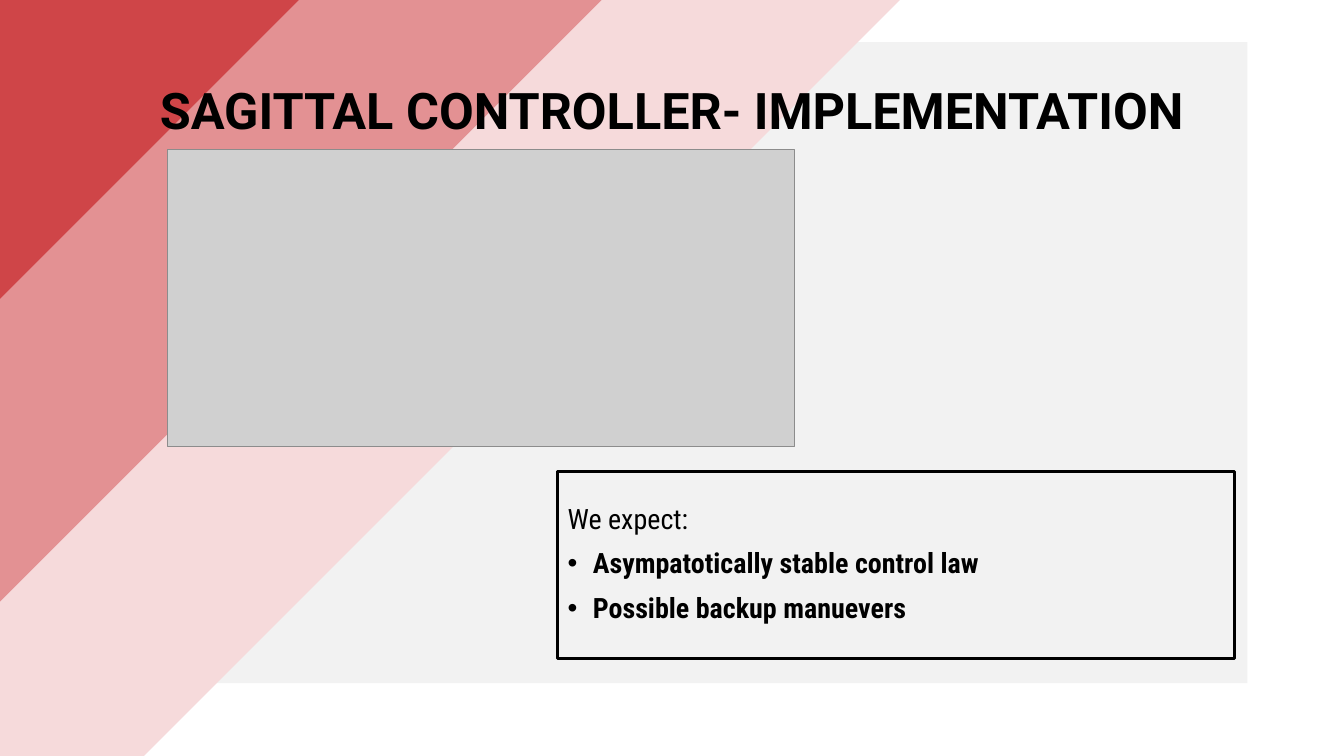
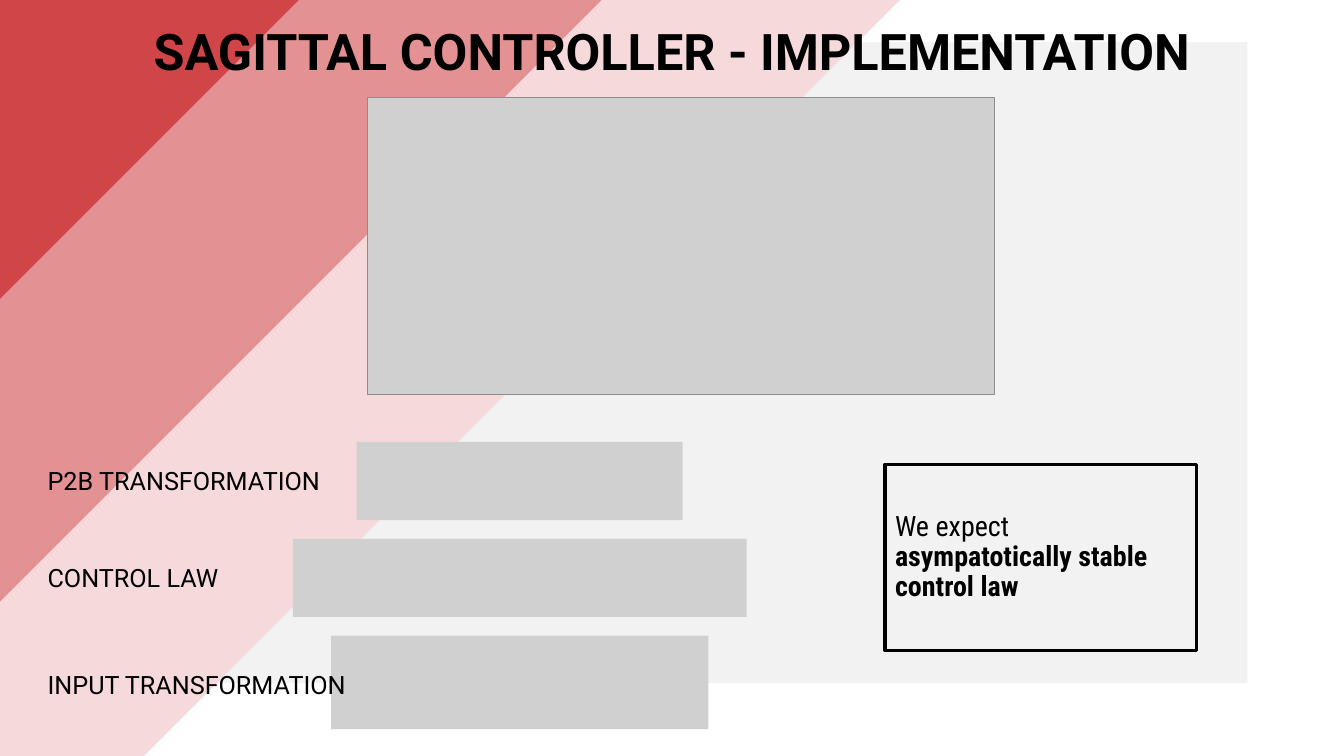
Before and after one commit to PippoGot/R-C2, a slide deck: slide 20 of documentation/presentation.pptx. Drawn at 1344x756 pixels with LibreOffice and Linux fonts; fonts in the diff are those of the drawing; grey boxes stand for pictures. Boxes give left, top, right and bottom in pixels: in the first picture for what was removed or moved away, otherwise in the second. Text is boxed around its words. In the diff, an @@ line names an element or a change of style, - is before the commit and + after.

```diff
--- a/documentation/presentation.pptx
+++ b/documentation/presentation.pptx
@@ text at bbox=[154, 24, 1190, 82]: spaces changed @@
-SAGITTAL CONTROLLER- IMPLEMENTATION
+SAGITTAL CONTROLLER - IMPLEMENTATION
@@ picture: place and size @@
-picture at bbox=[167, 150, 795, 447]
+picture at bbox=[368, 98, 995, 394]
@@ picture added at bbox=[357, 442, 683, 520] @@
@@ text added at bbox=[48, 467, 320, 496], 18 pt, text #000000 @@
+P2B TRANSFORMATION
@@ rectangle "We expect asympatotically stable control ...": place and size @@
-rectangle "We expect asympatotically stable control ..." at bbox=[558, 472, 1235, 658]
+rectangle "We expect asympatotically stable control ..." at bbox=[885, 464, 1197, 650]
@@ picture added at bbox=[292, 539, 746, 618] @@
@@ text in rectangle at bbox=[895, 516, 1147, 597]: text changed @@
-We expect:
-• Asympatotically stable control law
-• Possible backup manuevers
+We expect asympatotically stable control law
@@ text added at bbox=[48, 569, 219, 588], 18 pt, text #000000 @@
+CONTROL LAW
@@ picture added at bbox=[331, 636, 708, 730] @@
@@ text added at bbox=[48, 676, 346, 695], 18 pt, text #000000 @@
+INPUT TRANSFORMATION
```
Also in this commit, not shown: 11 other slides changed, 11 other files.
